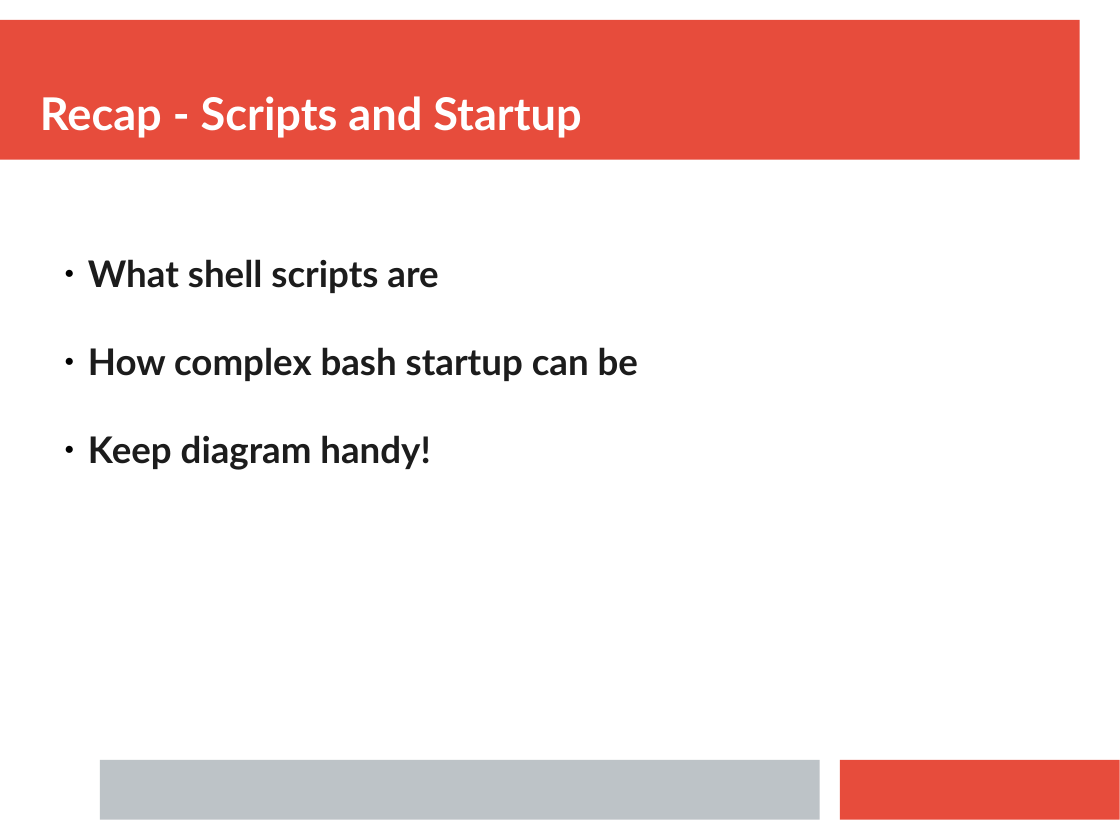
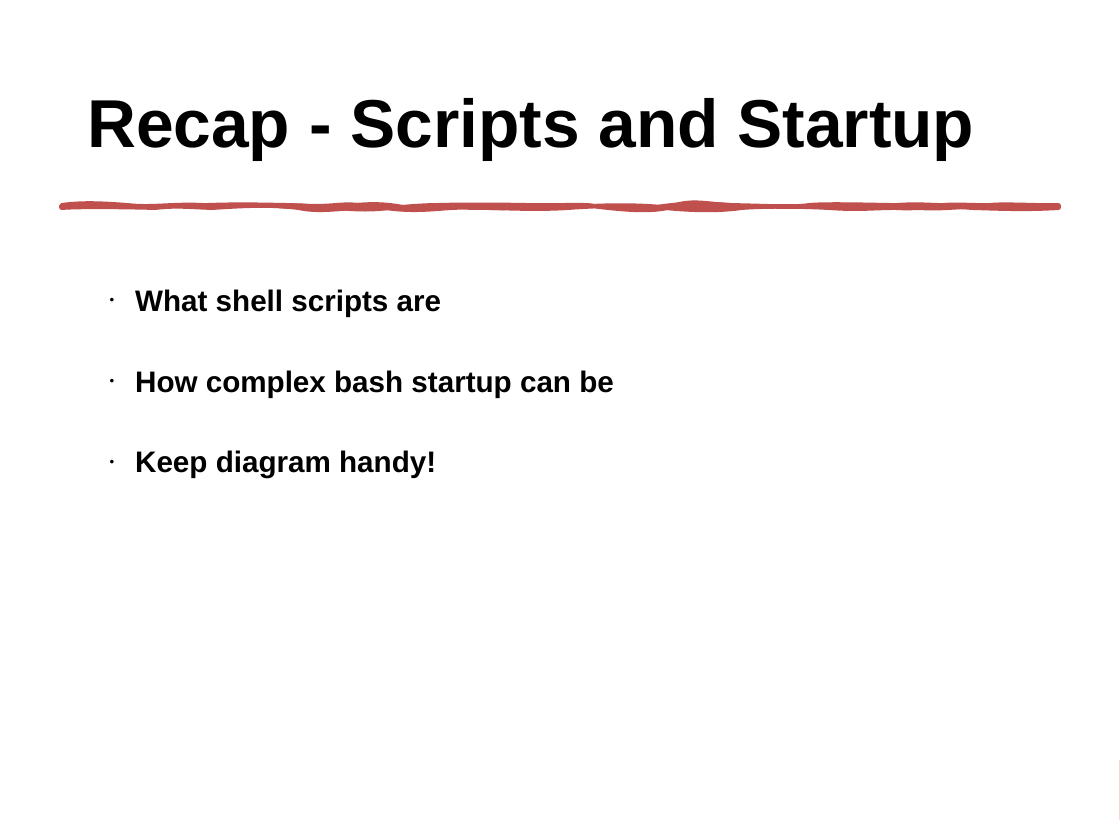
Before and after one commit to ianmiell/bash-next-steps, a slide deck: slide 24 of slides/bash_next_steps.pptx. Drawn at 1120x840 pixels with LibreOffice and Linux fonts; fonts in the diff are those of the drawing. Boxes give left, top, right and bottom in pixels: in the first picture for what was removed or moved away, otherwise in the second. Text is boxed around its words. In the diff, an @@ line names an element or a change of style, - is before the commit and + after.

```diff
--- a/slides/bash_next_steps.pptx
+++ b/slides/bash_next_steps.pptx
@@ rectangle added at (0,0,1120,840), fill #FFFFFF @@
@@ text "Recap - Scripts and Startup": place and size @@
-text "Recap - Scripts and Startup" at (40,96,581,138)
+text "Recap - Scripts and Startup" at (87,98,974,161)
@@ text "Recap - Scripts and Startup" at (87,98,974,161): size 32 to 48 pt, font Lato to Arial, text colour #FFFFFF to #000000; line spacing 1 to 0.9; more space between paragraphs; vertical alignment bottom to middle @@
@@ freeform shape added at (61,205,1058,207), fill #C0504D, outline #C0504D 3.25 pt @@
@@ text "What shell scripts are": place and size @@
-text "What shell scripts are" at (88,259,638,470)
+text "What shell scripts are" at (135,289,614,478)
@@ text "What shell scripts are" at (135,289,614,478): size 26 to 21 pt, font Lato to Arial, text colour #1C1C1C to #000000; bullet ● to •; line spacing 1 to 0.9; more space between paragraphs @@
@@ rectangle removed at (100,760,819,820) @@
```
Also in this commit, not shown: 24 other slides changed, 1 other file.
